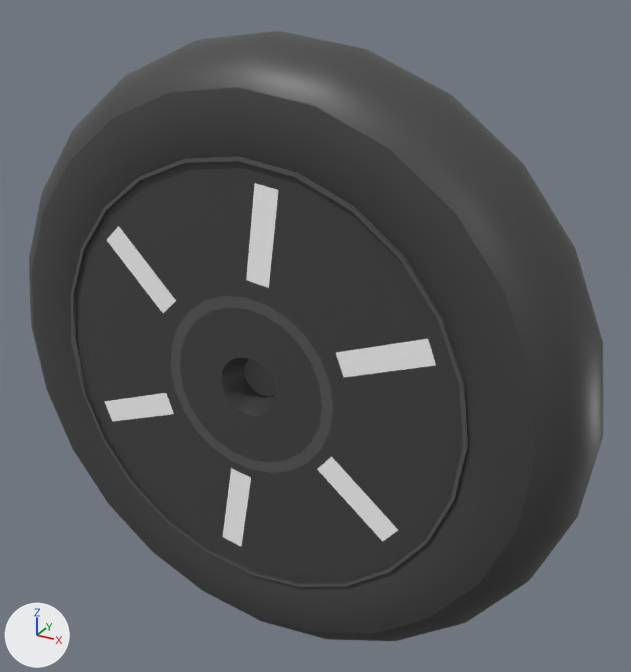
Renders of the COLLADA model meshes/wheel.dae from each side of a commit.
Before and after are seen from a 50 mm lens placed at (12.4, -20.42, 11.32), pointed at (0.74, 0.77, 0.73). Lighting does not change. The marker at lower left points along +X, +Y and +Z. Where no turn or scale is listed for an object, it has been applied to the vertices.

The first picture shows 'group_0', 'group_0_001', 'group_0_002', 'group_0_003', 'group_0_006', 'group_0_007', 'group_0_008', 'group_0_009', 'group_0_010', 'group_0_011', 'group_0_013', 'group_0_014'.
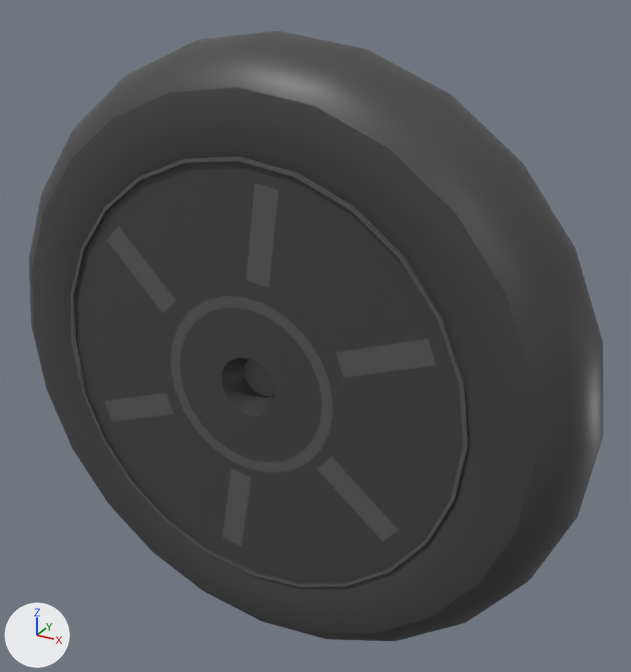
Where the change shows, as pixel boxes (x1, y1, x2, y2) in the pictures (631 x 672 px):
'group_0_007', recoloured: (336, 339, 436, 377) in both
'group_0_011', recoloured: (246, 183, 278, 288) in both
'group_0_014', recoloured: (318, 457, 398, 541) in both
'group_0_009', recoloured: (107, 226, 176, 313) in both
'group_0_008', recoloured: (223, 468, 251, 546) in both
'group_0_006', recoloured: (104, 393, 174, 421) in both

What the commit changed:
Material 'material_7_001' (mat_material_7_001) is new.
Its base color is (0.102, 0.102, 0.102) (dark grey #5a5a5a).
Its roughness is 0.44.
me_group_0_006 has 4 vertices, 2 faces and spans x 3.93..6.73, y 0.1, z 6.92..8.54.
me_group_0_006 no longer uses material mat_material_7 (white #ffffff).
me_group_0_006 now uses material mat_material_7_001 (dark grey #5a5a5a).
me_group_0_007 has 4 vertices, 2 faces and spans x 12.26..15.05, y 0.1, z 10.49..12.11.
me_group_0_007 no longer uses material mat_material_7 (white #ffffff).
me_group_0_007 now uses material mat_material_7_001 (dark grey #5a5a5a).
me_group_0_008 has 4 vertices, 2 faces and spans x 8.31..9.47, y 0.1, z 3.76..6.56.
me_group_0_008 no longer uses material mat_material_7 (white #ffffff).
me_group_0_008 now uses material mat_material_7_001 (dark grey #5a5a5a).
me_group_0_009 has 4 vertices, 2 faces and spans x 4.7..7.11, y 0.1, z 11.15..13.6.
me_group_0_009 no longer uses material mat_material_7 (white #ffffff).
me_group_0_009 now uses material mat_material_7_001 (dark grey #5a5a5a).
me_group_0_011 has 4 vertices, 2 faces and spans x 9.53..10.59, y 0.1, z 12.61..15.39.
me_group_0_011 no longer uses material mat_material_7 (white #ffffff).
me_group_0_011 now uses material mat_material_7_001 (dark grey #5a5a5a).
me_group_0_014 has 4 vertices, 2 faces and spans x 11.71..14.26, y 0.1, z 5.68..7.97.
me_group_0_014 no longer uses material mat_material_7 (white #ffffff).
me_group_0_014 now uses material mat_material_7_001 (dark grey #5a5a5a).
